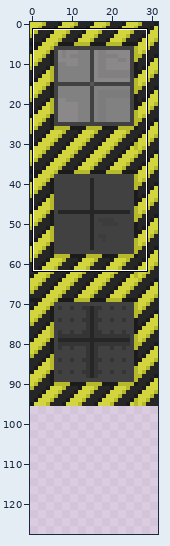
One commit to this sprite sheet: art/tileSets/myTiles.png. The picture above shows the old version from afar; the outline marks the close-up.
Close-up. As it was:
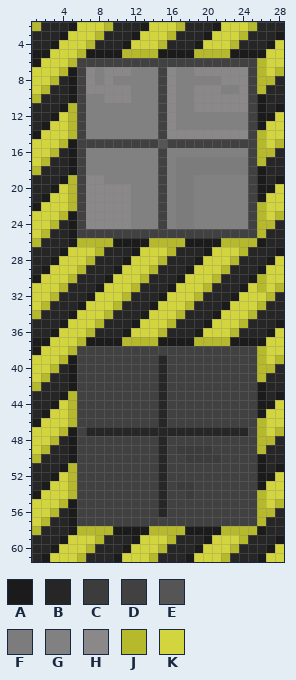
The file is 32x128 pixels. Colours within 5 levels of each other are drawn and written as one. Shown: x 1..28, y 2..61. The commit also changed other parts of the picture, which this record leaves out.
Palette (. is transparent): A #1b1b1b  B #262626  C #3c3c3c  D #424141  E #555555  F #7c7c7c  G #828181  H #8a8888  J #b5b92b  K #d2d53d
Pixels before, first column x 1:
 2 JBBBAKKKJBBBAKKKJBBBAKKKJBBB
 3 BBBAKKKJBBBAKKKJBBBAKKKJBBBA
 4 BBAKKKJBBBAKKKJBBBAKKKJBBBAK
 5 AAKKKJAAAAJJJJAAAAJJJJAAAAKK
 6 AKKKJDDDDDDDDDDDDDDDDDDDDJKK
 7 KKKJADHGHHHGGGDHGGHHHHHHDJKJ
 8 KKJBADHGHGGGGGDHGGGGGHHHDJJB
 9 KJBBADHHHHHGGGDHGGHHHGGHDJBB
10 JBBBADGGHHHGGGDHGGHHHHHHDABB
11 BBBAJDGGGGGGGGDHGGHHHHHHDABA
12 BBAKJDGGGGGGGGDHGGGGGGGGDAAK
13 BAKKJDGGGGGGGGDHGGGGGGGGDAKK
14 AKKKJDGGGGGGGGDHHHHHHHHHDJKK
15 KKKJADDDDDDDDDEDDDDDDDDDDJKJ
16 KKJBADGGGGGGGGDGGGGGGGGGDJJB
17 KJBBADGGGGGGGGDGFFFFFFFFDJBB
18 JBBBADGGGGGGGGDGFFFFFFFFDABB
19 BBBAJDHHGGGGGGDGFFGGGGGGDABA
20 BBAKJDHHHHHGGGDGFFGGGGGGDAAK
21 BAKKJDHHHHHGGGDGFFGGGGGGDAKK
22 AKKKJDHHHHHGGGDGFFGGGGGGDJKK
23 KKKJADHHHHHGGGDGFFGGGGGGDJKJ
24 KKJBADHHHHHGGGDGFFGGGGGGDJJB
25 KJBBADDDDDDDDDDDDDDDDDDDDJBB
26 JBBBAJJJJAAAAJJJJAAAAJJJJABB
27 BBBAKKKJBBBAKKKJBBBAKKKJBBBA
28 BBAKKKJBBBAKKKJBBBAKKKJBBBAK
29 BAKKKJBBBAKKKJBBBAKKKJBBBAKK
30 AKKKJBBBAKKKJBBBAKKKJBBBAJKK
31 KKKJBBBAKKKJBBBAKKKJBBBAKJKJ
32 KKJBBBAKKKJBBBAKKKJBBBAKKKJB
33 KJBBBAKKKJBBBAKKKJBBBAKKKJBB
34 JBBBAKKKJBBBAKKKJBBBAKKKJBBB
35 BBBAKKKJBBBAKKKJBBBAKKKJBBBA
36 BBAKKKJBBBAKKKJBBBAKKKJBBBAK
37 AAKKKJAAAAJJJJAAAAJJJJAAAAKK
38 AKKKJDDDDDDDDDDDDDDDDDDDDJKK
39 KKKJADDDDDDDDDBDDDDDDDDDDJKJ
40 KKJBADDDDDDDDDBDDDDDDDDDDJJB
41 KJBBADDDDDDDDDBDDDDDDDDDDJBB
42 JBBBADDDDDDDDDBDDDDDDDDDDABB
43 BBBAJDDDDDDDDDBDDDDDDDDDDABA
44 BBAKJDDDDDDDDDBDDDDDDDDDDAAK
45 BAKKJDDDDDDDDDBDDDDDDDDDDAKK
46 AKKKJDDDDDDDDDBDDDDDDDDDDJKK
47 KKKJADBBBBBBBBBBBBBBBBBBDJKJ
48 KKJBADDDDDDDDDBDDDDDDDDDDJJB
49 KJBBADDDDDDDDDBDCCCCDDDDDJBB
50 JBBBADDDDDDDDDBDDCCCCDDDDABB
51 BBBAJDDDDDDDDDBDDDDDDDDDDABA
52 BBAKJDDDDDDDDDBDDDDDDDDDDAAK
53 BAKKJDDDDDDDDDBDCCDDDDDDDAKK
54 AKKKJDDDDDDDDDBDDCDDDDDDDJKK
55 KKKJADDDDDDDDDBDDDDDDDDDDJKJ
56 KKJBADDDDDDDDDBDDDDDDDDDDJJB
57 KJBBADDDDDDDDDDDDDDDDDDDDJBB
58 JBBBAJJJJAAAAJJJJAAAAJJJJABB
59 BBBAKKKJBBBAKKKJBBBAKKKJBBBA
60 BBAKKKJBBBAKKKJBBBAKKKJBBBAK
61 BAKKKJBBBAKKKJBBBAKKKJBBBAKK
New version:
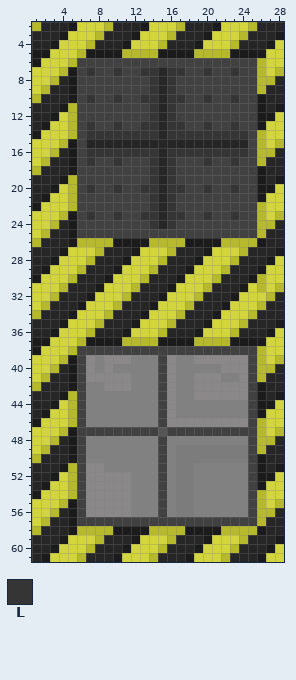
Colours new in this view: L #353535
Change:
y 7: x 7..24 HGHHHGGGDHGGHHHHHH -> LDDLDDLLBLLDDLDDLD
y 8: x 7..24 HGHGGGGGDHGGGGGHHH -> DDDDDDDLBLDDDDDDDD
y 9: x 7..24 HHHHHGGGDHGGHHHGGH -> DDDDDDDLBLDDDDDDDD
y 10: x 7..24 GGHHHGGGDHGGHHHHHH -> LDDLDDLLBLLDDLDDLD
y 11: x 7..24 GGGGGGGGDHGGHHHHHH -> DDDDDDDLBLDDDDDDDD
y 12: x 7..24 GGGGGGGGDHGGGGGGGG -> DDDDDDDLBLDDDDDDDD
y 13: x 7..24 GGGGGGGGDHGGGGGGGG -> LDDLDDLLBLLDDLDDLD
y 14: x 7..24 GGGGGGGGDHHHHHHHHH -> LLLLLLLLBLLLLLLLLL
y 15: x 7..24 DDDDDDDDEDDDDDDDDD -> BBBBBBBBBBBBBBBBBB
y 16: x 7..24 GGGGGGGGDGGGGGGGGG -> LLLLLLLLBLLLLLLLLL
y 17: x 7..24 GGGGGGGGDGFFFFFFFF -> LDDLDDDLBLDDDLDDLD
y 18: x 7..24 GGGGGGGGDGFFFFFFFF -> DDDDDDDLBLDDDDDDDD
y 19: x 7..24 HHGGGGGGDGFFGGGGGG -> DDDDDDDLBLDDDDDDDD
y 20: x 7..24 HHHHHGGGDGFFGGGGGG -> LDDLDDLLBLLDDLDDLD
y 21..22: x 7..24 HHHHHGGGDGFFGGGGGG -> DDDDDDDLBLDDDDDDDD
y 23: x 7..24 HHHHHGGGDGFFGGGGGG -> LDDLDDLLBLLDDLDDLD
y 24: x 7..24 HHHHHGGGDGFFGGGGGG -> DDDDDDDLBLDDDDDDDD
y 39: x 7..24 DDDDDDDDBDDDDDDDDD -> HGHHHGGGDHGGHHHHHH
y 40: x 7..24 DDDDDDDDBDDDDDDDDD -> HGHGGGGGDHGGGGGHHH
y 41: x 7..24 DDDDDDDDBDDDDDDDDD -> HHHHHGGGDHGGHHHGGH
y 42: x 7..24 DDDDDDDDBDDDDDDDDD -> GGHHHGGGDHGGHHHHHH
y 43: x 7..24 DDDDDDDDBDDDDDDDDD -> GGGGGGGGDHGGHHHHHH
y 44..45: x 7..24 DDDDDDDDBDDDDDDDDD -> GGGGGGGGDHGGGGGGGG
y 46: x 7..24 DDDDDDDDBDDDDDDDDD -> GGGGGGGGDHHHHHHHHH
y 47: x 7..24 BBBBBBBBBBBBBBBBBB -> DDDDDDDDEDDDDDDDDD
y 48: x 7..24 DDDDDDDDBDDDDDDDDD -> GGGGGGGGDGGGGGGGGG
y 49: x 7..24 DDDDDDDDBDCCCCDDDD -> GGGGGGGGDGFFFFFFFF
y 50: x 7..24 DDDDDDDDBDDCCCCDDD -> GGGGGGGGDGFFFFFFFF
y 51: x 7..24 DDDDDDDDBDDDDDDDDD -> HHGGGGGGDGFFGGGGGG
y 52: x 7..24 DDDDDDDDBDDDDDDDDD -> HHHHHGGGDGFFGGGGGG
y 53: x 7..24 DDDDDDDDBDCCDDDDDD -> HHHHHGGGDGFFGGGGGG
y 54: x 7..24 DDDDDDDDBDDCDDDDDD -> HHHHHGGGDGFFGGGGGG
y 55..56: x 7..24 DDDDDDDDBDDDDDDDDD -> HHHHHGGGDGFFGGGGGG
